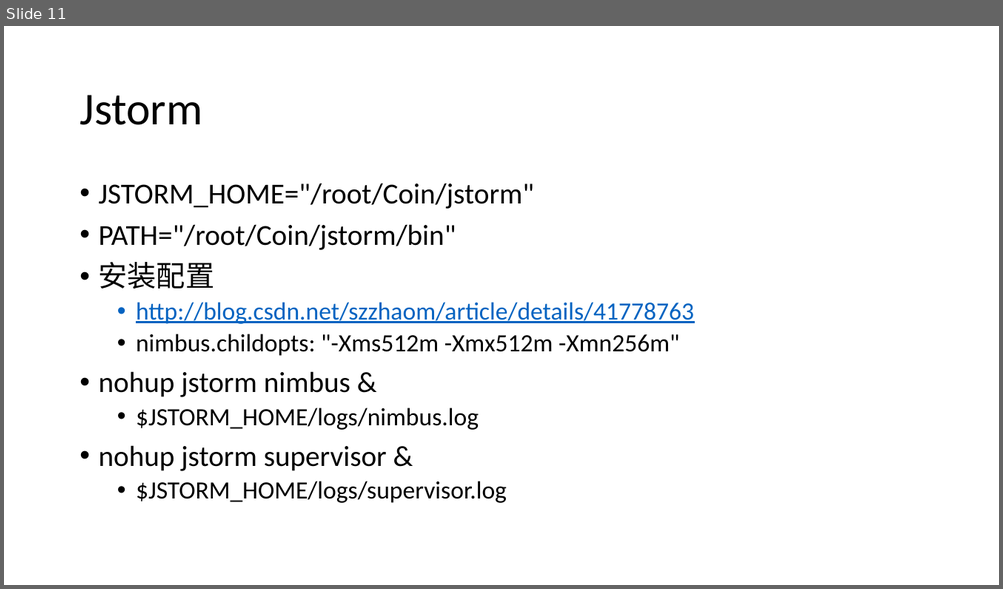
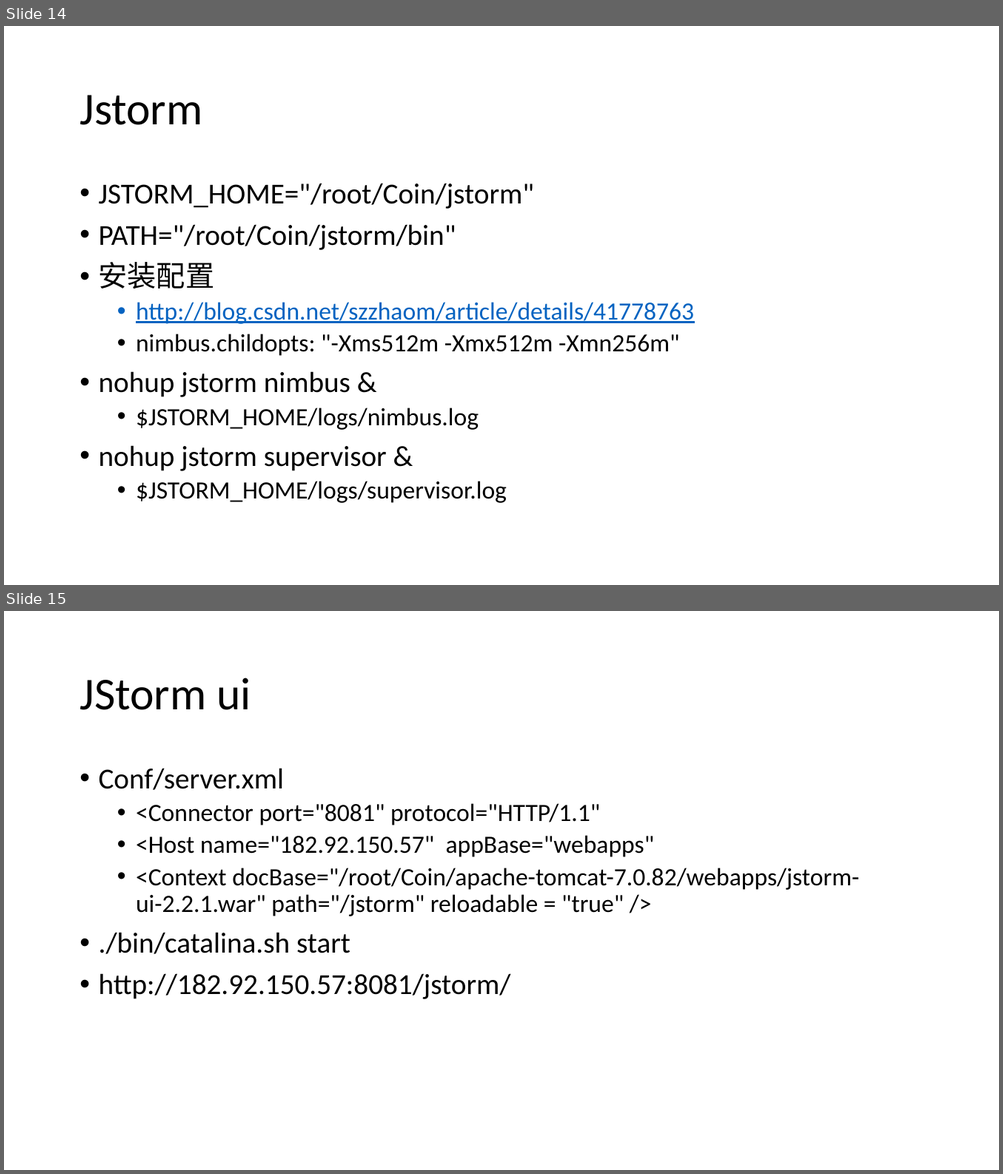
Before and after one commit to csliangdu/ExchangeAgg, a slide deck: doc/Coin.pptx. Shown one above the other, each under a label of ours: slide 11 before the commit, slides 14 and 15 after it. The pictures are 1003x589 and 1003x1174 pixels, drawn with LibreOffice and Linux fonts; fonts in the diff are those of the drawing. Boxes give left, top, right and bottom in pixels: in the first picture for what was removed or moved away, otherwise in the second. Text is boxed around its words. In the diff, an @@ line names an element or a change of style, - is before the commit and + after.

```diff
--- a/doc/Coin.pptx
+++ b/doc/Coin.pptx
@@ slide 15 added at <box>4,611,999,1170</box>, background #FFFFFF @@
@@ title added at <box>79,678,250,710</box>, 44 pt, text #000000 @@
+JStorm ui
@@ text added at <box>99,768,859,999</box>, 24 pt, text #000000 @@
+• Conf/server.xml
+  • <Connector port="8081" protocol="HTTP/1.1"
+  • <Host name="182.92.150.57" appBase="webapps"
+  • <Context docBase="/root/Coin/apache-tomcat-7.0.82/webapps/jstorm-ui-2.2.1.war" path="/jstorm" reloadable = "true" />
+• ./bin/catalina.sh start
+• http://182.92.150.57:8081/jstorm/
@@ what was slide 11 is now slide 14 @@
```
Also in this commit, not shown: 1 slide changed, 6 other slides added, 20 other files.
